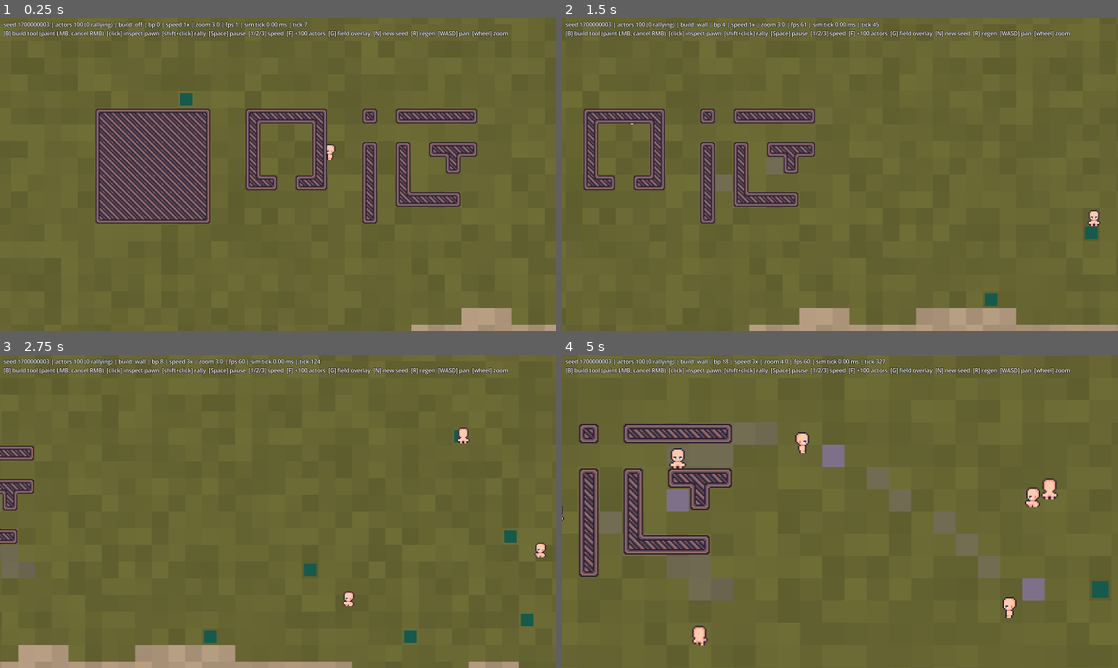
Above: before the commit, frames 1-4 (two rows, left to right).
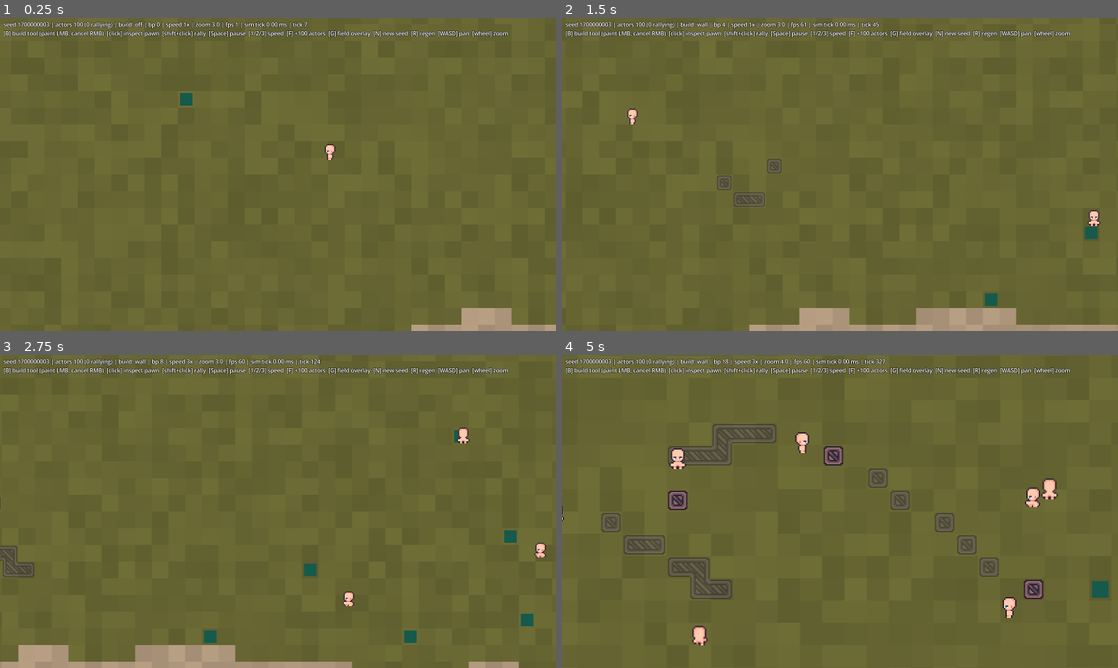
Above: after the commit, the same moments.

Repository: young-steveo/colony-sim
Game: Godot game, scene res://game/main.tscn
The game is run twice, just before and just after one commit, with the same random seed, the same clock (stepped at 60 frames per second) and the same inputs.
Inputs (mouse positions are in pixels of both pictures, inside the frame that each line leads up to):
- Up to frame 1 (0.25 s): no input
- Up to frame 2 (1.5 s): move the mouse to (962, 158) at 0.52 s; hold D (pan_right) 0.53-1.25 s; hold B (build_tool) 0.53-1.25 s; click (962, 158) at 0.67 s; drag from (728, 190) to (812, 237) at 1.27 s
- Up to frame 3 (2.75 s): move the mouse to (333, 442) at 2.02 s; hold D (pan_right) from 2.03 s (still down); hold 2 (sim_speed_2) from 2.03 s (still down)
- Up to frame 4 (5 s): release D (pan_right) at 2.75 s; release 2 (sim_speed_2) at 2.75 s; drag from (812, 574) to (673, 464) at 2.77 s; move the mouse to (1006, 558) at 3.52 s; hold A (pan_left) 3.53-4.25 s; hold Mouse wheel up (zoom_in) 3.53-4.25 s; drag from (673, 464) to (756, 433) at 4.27 s

The runs differ from the first frame. In frame 1, 13% of the frame differs, in the area x 17-86%, y 28-66%; in frame 2, 5.3%; in frame 3, 1.2%; in frame 4, 8.6%.

Commit message:
Real wall rendering: shared 47-blob autotiler, ghost blueprints
Autotile (class): the project-wide blob template — cell->mask table,
canonical mask computation, cell UVs; terrain reuses it when dirt.png
lands. autotile_blob.gdshader: per-instance cell select for 12x5
sheets, tint via instance color, clamp-based bleed guard.
StructureRenderer: walls autotile from wall_wood.png — blueprint walls
tint ghost-blue and connect with built walls (union connectivity, so
planned extensions join standing walls); walls cap at doorframes;
doors/beds stay palette boxes pending art. Throwaway showcase deleted.
Verified by screenshot: built house + all-ghost house.

Co-Authored-By: Claude Fable 5 <noreply@anthropic.com>

Diff:
--- a/game/main.gd
+++ b/game/main.gd
@@ -100,13 +100,6 @@
 	if "--inspect" in args and sim.actors.count > 0:
 		selected_id = sim.actors.ids[0]
 		_place_camera(sim.actors.positions[0] * TerrainRenderer.TILE_PX)
-
-	# THROWAWAY: paint a wood-wall autotile showcase near the camera so the
-	# 47-blob sheet can be judged in-world. Delete with WallTestRenderer.
-	var wall_test := WallTestRenderer.new()
-	add_child(wall_test)
-	var cam_tile := Vector2i((cam.position / TerrainRenderer.TILE_PX).floor())
-	wall_test.setup(cam_tile - Vector2i(11, 4))
 
 
 func _start(seed_value: int) -> void:
--- /dev/null
+++ b/render/autotile.gd
@@ -0,0 +1,50 @@
+class_name Autotile
+extends RefCounted
+## The project's shared 47-blob autotile template: 12×4 blob cells plus a
+## bottom variant row (12×5 sheets of 16px cells — content/README.md).
+## Walls and terrain both ride this. Cell→mask table was machine-extracted
+## from the reference template image; wall_wood.png is the reference sheet.
+## Neighbor bits: N=1, NE=2, E=4, SE=8, S=16, SW=32, W=64, NW=128.
+
+const COLS := 12
+const ROWS := 5
+const MASKS: Array[int] = [
+	16, 20, 84, 80, 213, 92, 116, 87, 28, 125, 124, 112,
+	17, 21, 85, 81, 29, 127, 253, 113, 31, 119, -1, 245,
+	1, 5, 69, 65, 23, 223, 247, 209, 95, 255, 221, 241,
+	0, 4, 68, 64, 117, 71, 197, 93, 7, 199, 215, 193,
+]
+
+static var _cell_by_mask: Dictionary = {}
+
+
+static func cell_for(mask: int) -> int:
+	if _cell_by_mask.is_empty():
+		for i: int in MASKS.size():
+			if MASKS[i] >= 0:
+				_cell_by_mask[MASKS[i]] = i
+	return _cell_by_mask.get(mask, _cell_by_mask[0])
+
+
+## Canonical blob mask: diagonal bits only count when both adjacent
+## cardinals connect.
+static func mask_from(
+	n: bool, e: bool, s: bool, w: bool,
+	ne: bool, se: bool, sw: bool, nw: bool
+) -> int:
+	var m := 0
+	if n: m |= 1
+	if e: m |= 4
+	if s: m |= 16
+	if w: m |= 64
+	if n and e and ne: m |= 2
+	if s and e and se: m |= 8
+	if s and w and sw: m |= 32
+	if n and w and nw: m |= 128
+	return m
+
+
+## UV origin of a cell for the blob shader's INSTANCE_CUSTOM.xy.
+static func cell_uv(cell: int) -> Vector2:
+	@warning_ignore("integer_division")
+	return Vector2(float(cell % COLS) / COLS, float(cell / COLS) / ROWS)
--- /dev/null
+++ b/render/autotile_blob.gdshader
@@ -0,0 +1,26 @@
+shader_type canvas_item;
+// Per-instance cell selection for 12×5 blob sheets (192×80, 16px cells):
+// INSTANCE_CUSTOM.xy = cell UV origin. Instance COLOR carries tint
+// (white = built, translucent blue = blueprint ghost).
+//
+// Sampling is exactly 1:1; bleed protection is a clamp, never an inset
+// remap. COLOR is assigned, never multiplied by texture() — it already
+// arrives pre-multiplied (see CLAUDE.md, learned the hard way).
+
+const vec2 CELL = vec2(1.0 / 12.0, 1.0 / 5.0);
+const vec2 HALF_TEXEL = vec2(0.5 / 192.0, 0.5 / 80.0);
+
+varying vec2 v_origin;
+varying vec4 v_tint;
+
+void vertex() {
+	v_origin = INSTANCE_CUSTOM.xy;
+	v_tint = COLOR;
+	// QuadMesh UVs are 3D-native (V up); flip V so cells read upright in 2D.
+	UV = vec2(UV.x, 1.0 - UV.y) * CELL + v_origin;
+}
+
+void fragment() {
+	vec2 uv = clamp(UV, v_origin + HALF_TEXEL, v_origin + CELL - HALF_TEXEL);
+	COLOR = texture(TEXTURE, uv) * v_tint;
+}
--- a/render/structure_renderer.gd
+++ b/render/structure_renderer.gd
@@ -1,31 +1,57 @@
 class_name StructureRenderer
-extends MultiMeshInstance2D
-## Draws built structures and blueprint ghosts through one MultiMesh:
-## walls grey, doors timber, beds blue; blueprints are the same colors at
-## ghost alpha. Rebuilt only when the sim's structure or blueprint versions
-## change.
+extends Node2D
+## Draws built structures and blueprint ghosts. Walls render from the wood
+## blob sheet with 47-blob autotiling — blueprint walls autotile together
+## with built walls, so a planned extension connects to the standing wall
+## it grows from. Doors and beds stay palette boxes until their art lands.
+## Rebuilt only when the sim's structure or blueprint versions change.
+
+# Named drift (content/README.md): every wall material renders with the wood
+# sheet until structures go data-driven.
+const WALL_SHEET := preload("res://content/structures/wall_wood.png")
+const BLOB_SHADER := preload("res://render/autotile_blob.gdshader")
+const GHOST_TINT := Color(0.75, 0.87, 1.0, 0.45)
+const GHOST_ALPHA := 0.35  # box ghosts (door/bed)
 
 static var _COLORS: Dictionary = {
-	SimWorld.STRUCT_WALL: Palette.COLORS[6],
 	SimWorld.STRUCT_DOOR: Palette.COLORS[21],
 	SimWorld.STRUCT_BED: Palette.COLORS[47],
 }
-const GHOST_ALPHA := 0.35
 
+var _walls: MultiMeshInstance2D
+var _boxes: MultiMeshInstance2D
 var _structures_seen := -1
 var _blueprints_seen := -1
 
 
 func setup() -> void:
-	texture_filter = CanvasItem.TEXTURE_FILTER_NEAREST
-	multimesh = MultiMesh.new()
-	multimesh.transform_format = MultiMesh.TRANSFORM_2D
-	multimesh.use_colors = true
+	_walls = MultiMeshInstance2D.new()
+	_walls.texture_filter = CanvasItem.TEXTURE_FILTER_NEAREST
+	_walls.texture = WALL_SHEET
+	var mat := ShaderMaterial.new()
+	mat.shader = BLOB_SHADER
+	_walls.material = mat
+	_walls.multimesh = _make_multimesh(true)
+	add_child(_walls)
+
+	_boxes = MultiMeshInstance2D.new()
+	_boxes.texture_filter = CanvasItem.TEXTURE_FILTER_NEAREST
+	_boxes.multimesh = _make_multimesh(false)
+	add_child(_boxes)
+
+	_structures_seen = -1
+	_blueprints_seen = -1
+
+
+func _make_multimesh(custom_data: bool) -> MultiMesh:
+	var mm := MultiMesh.new()
+	mm.transform_format = MultiMesh.TRANSFORM_2D
+	mm.use_colors = true
+	mm.use_custom_data = custom_data
 	var quad := QuadMesh.new()
 	quad.size = Vector2(TerrainRenderer.TILE_PX, TerrainRenderer.TILE_PX)
-	multimesh.mesh = quad
-	_structures_seen = -1
-	_blueprints_seen = -1
+	mm.mesh = quad
+	return mm
 
 
 func sync(world: SimWorld, blueprints: Blueprints) -> void:
@@ -34,24 +60,77 @@
 	_structures_seen = world.structures_version
 	_blueprints_seen = blueprints.version
 
-	var cells := PackedInt32Array()
-	var colors := PackedColorArray()
+	# Wall presence map (built or blueprint) drives connectivity: 0 none,
+	# 1 built, 2 blueprint. Doors are deliberately absent — walls cap at a
+	# doorframe.
+	var walls := PackedByteArray()
+	var _r: int = walls.resize(world.width * world.height)
+	var box_cells := PackedInt32Array()
+	var box_colors := PackedColorArray()
 	for cell: int in world.width * world.height:
 		var type := int(world.structures[cell])
-		if type != SimWorld.STRUCT_NONE:
-			var _e1: bool = cells.push_back(cell)
-			var _e2: bool = colors.push_back(_COLORS[type])
+		if type == SimWorld.STRUCT_WALL:
+			walls[cell] = 1
+		elif type != SimWorld.STRUCT_NONE:
+			var _e1: bool = box_cells.push_back(cell)
+			var _e2: bool = box_colors.push_back(_COLORS[type])
 	for b: int in blueprints.cells.size():
-		var ghost: Color = _COLORS[int(blueprints.types[b])]
-		ghost.a = GHOST_ALPHA
-		var _e3: bool = cells.push_back(blueprints.cells[b])
-		var _e4: bool = colors.push_back(ghost)
+		var type := int(blueprints.types[b])
+		if type == SimWorld.STRUCT_WALL:
+			walls[blueprints.cells[b]] = 2
+		else:
+			var ghost: Color = _COLORS[type]
+			ghost.a = GHOST_ALPHA
+			var _e3: bool = box_cells.push_back(blueprints.cells[b])
+			var _e4: bool = box_colors.push_back(ghost)
 
-	multimesh.instance_count = cells.size()
+	_sync_walls(world, walls)
+	_sync_boxes(world, box_cells, box_colors)
+
+
+func _sync_walls(world: SimWorld, walls: PackedByteArray) -> void:
+	var w := world.width
+	var h := world.height
+	var px := float(TerrainRenderer.TILE_PX)
+	var count := 0
+	for cell: int in walls.size():
+		if walls[cell] != 0:
+			count += 1
+	_walls.multimesh.instance_count = count
+	_walls.multimesh.visible_instance_count = count
+	var i := 0
+	for cell: int in walls.size():
+		if walls[cell] == 0:
+			continue
+		var x := cell % w
+		@warning_ignore("integer_division")
+		var y := cell / w
+		var mask := Autotile.mask_from(
+			_has(walls, w, h, x, y - 1), _has(walls, w, h, x + 1, y),
+			_has(walls, w, h, x, y + 1), _has(walls, w, h, x - 1, y),
+			_has(walls, w, h, x + 1, y - 1), _has(walls, w, h, x + 1, y + 1),
+			_has(walls, w, h, x - 1, y + 1), _has(walls, w, h, x - 1, y - 1))
+		var uv := Autotile.cell_uv(Autotile.cell_for(mask))
+		var pos := Vector2(x + 0.5, y + 0.5) * px
+		_walls.multimesh.set_instance_transform_2d(i, Transform2D(0.0, pos))
+		_walls.multimesh.set_instance_custom_data(i, Color(uv.x, uv.y, 0.0, 0.0))
+		_walls.multimesh.set_instance_color(i, Color.WHITE if walls[cell] == 1 else GHOST_TINT)
+		i += 1
+
+
+static func _has(walls: PackedByteArray, w: int, h: int, x: int, y: int) -> bool:
+	if x < 0 or y < 0 or x >= w or y >= h:
+		return false
+	return walls[y * w + x] != 0
+
+
+func _sync_boxes(world: SimWorld, cells: PackedInt32Array, colors: PackedColorArray) -> void:
+	_boxes.multimesh.instance_count = cells.size()
+	_boxes.multimesh.visible_instance_count = cells.size()
 	var px := float(TerrainRenderer.TILE_PX)
 	for i: int in cells.size():
 		var cell := cells[i]
 		@warning_ignore("integer_division")
 		var pos := Vector2(cell % world.width + 0.5, cell / world.width + 0.5) * px
-		multimesh.set_instance_transform_2d(i, Transform2D(0.0, pos))
-		multimesh.set_instance_color(i, colors[i])
+		_boxes.multimesh.set_instance_transform_2d(i, Transform2D(0.0, pos))
+		_boxes.multimesh.set_instance_color(i, colors[i])
--- a/render/wall_test_renderer.gd
+++ /dev/null
@@ -1,81 +0,0 @@
-class_name WallTestRenderer
-extends Node2D
-## THROWAWAY debug: paints a hardcoded arrangement of wood walls with 47-blob
-## autotiling so we can see the sheet in action. No sim, no collision — pure
-## decal. Delete when the real structure autotiler lands.
-
-const SHEET := preload("res://content/structures/wall_wood.png")
-# Cell -> neighbor bitmask, extracted from Stephen's blob template
-# (bits: N=1, NE=2, E=4, SE=8, S=16, SW=32, W=64, NW=128; -1 = unused cell).
-const MASKS: Array[int] = [
-	16, 20, 84, 80, 213, 92, 116, 87, 28, 125, 124, 112,
-	17, 21, 85, 81, 29, 127, 253, 113, 31, 119, -1, 245,
-	1, 5, 69, 65, 23, 223, 247, 209, 95, 255, 221, 241,
-	0, 4, 68, 64, 117, 71, 197, 93, 7, 199, 215, 193,
-]
-
-var _cell_by_mask := {}
-var _tiles := {}  # Vector2i -> true
-
-
-func setup(origin: Vector2i) -> void:
-	texture_filter = CanvasItem.TEXTURE_FILTER_NEAREST
-	for i in MASKS.size():
-		if MASKS[i] >= 0:
-			_cell_by_mask[MASKS[i]] = i
-	# The sacred solid fill: 7x7 block.
-	_fill(origin, origin + Vector2i(6, 6))
-	# A 5x5 room ring with a door-sized gap in the south wall.
-	_ring(origin + Vector2i(9, 0), origin + Vector2i(13, 4))
-	_tiles.erase(origin + Vector2i(11, 4))
-	# Lone wall, lines, an L, and a plus.
-	_tiles[origin + Vector2i(16, 0)] = true
-	_fill(origin + Vector2i(16, 2), origin + Vector2i(16, 6))
-	_fill(origin + Vector2i(18, 0), origin + Vector2i(22, 0))
-	_fill(origin + Vector2i(18, 2), origin + Vector2i(18, 5))
-	_fill(origin + Vector2i(18, 5), origin + Vector2i(21, 5))
-	_fill(origin + Vector2i(20, 2), origin + Vector2i(22, 2))
-	_tiles[origin + Vector2i(21, 3)] = true
-	queue_redraw()
-
-
-func _fill(a: Vector2i, b: Vector2i) -> void:
-	for y in range(a.y, b.y + 1):
-		for x in range(a.x, b.x + 1):
-			_tiles[Vector2i(x, y)] = true
-
-
-func _ring(a: Vector2i, b: Vector2i) -> void:
-	for x in range(a.x, b.x + 1):
-		_tiles[Vector2i(x, a.y)] = true
-		_tiles[Vector2i(x, b.y)] = true
-	for y in range(a.y, b.y + 1):
-		_tiles[Vector2i(a.x, y)] = true
-		_tiles[Vector2i(b.x, y)] = true
-
-
-func _draw() -> void:
-	var px := float(TerrainRenderer.TILE_PX)
-	for t: Vector2i in _tiles:
-		var m := _mask_at(t)
-		var cell: int = _cell_by_mask.get(m, _cell_by_mask.get(0, 0))
-		var src := Rect2(float(cell % 12) * 16.0, float(cell / 12) * 16.0, 16.0, 16.0)
-		draw_texture_rect_region(SHEET, Rect2(Vector2(t) * px, Vector2(px, px)), src)
-
-
-func _mask_at(t: Vector2i) -> int:
-	var n := _tiles.has(t + Vector2i(0, -1))
-	var e := _tiles.has(t + Vector2i(1, 0))
-	var s := _tiles.has(t + Vector2i(0, 1))
-	var w := _tiles.has(t + Vector2i(-1, 0))
-	var m := 0
-	if n: m |= 1
-	if e: m |= 4
-	if s: m |= 16
-	if w: m |= 64
-	# Diagonals only matter when both adjacent cardinals connect (blob rule).
-	if n and e and _tiles.has(t + Vector2i(1, -1)): m |= 2
-	if s and e and _tiles.has(t + Vector2i(1, 1)): m |= 8
-	if s and w and _tiles.has(t + Vector2i(-1, 1)): m |= 32
-	if n and w and _tiles.has(t + Vector2i(-1, -1)): m |= 128
-	return m
Not shown, added: render/autotile.gd.uid
Not shown, added: render/autotile_blob.gdshader.uid
Not shown, removed: render/wall_test_renderer.gd.uid
